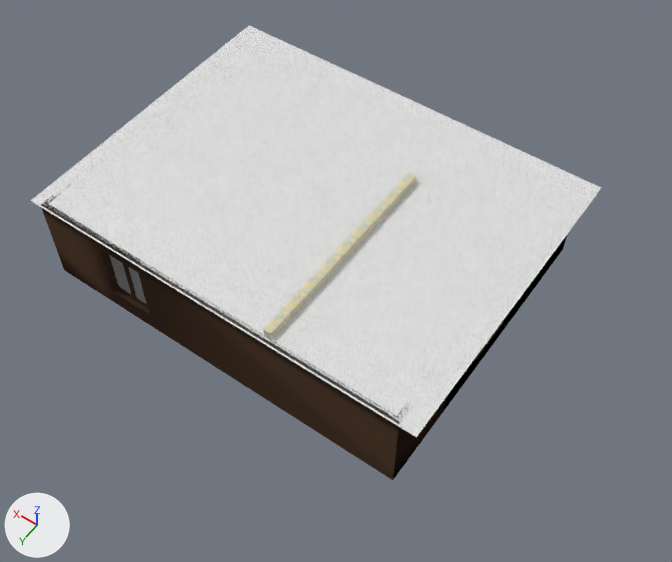
A saved change to the Blender file OriginalModels/loft01/loft1.blend.
The view is the same before and after, from a 50 mm camera at (-5.0, 82.9, 189.4) aimed at (75.9, -30.3, 11.4). Lighting does not change. The marker at lower left points along +X, +Y and +Z.

Objects in the first picture: 'Cube', 'ground', 'loft01', 'plafond'.
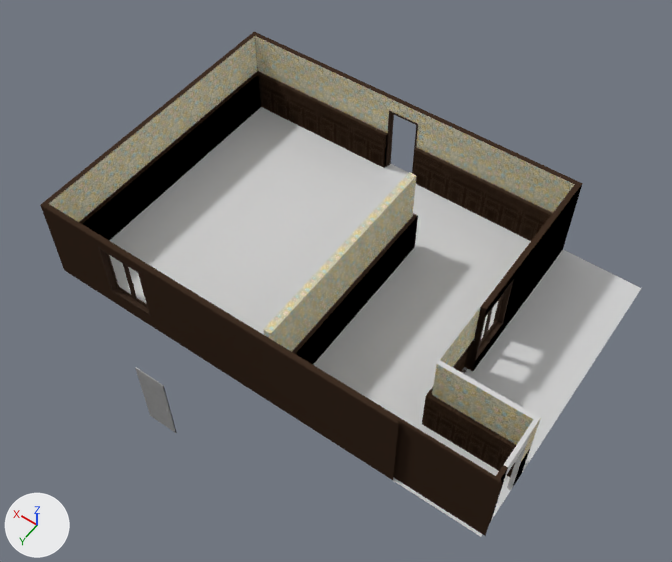
Changed parts and their boxes [x1, y1, x2, y2] in the pictures (672 x 562 px; the box of a moved part takes in the faces that stretch with it):
'plafond', hidden
    before: [31, 26, 601, 437]
'loft01', reshaped (13% taller)
    before: [41, 36, 567, 480]
    after: [40, 32, 583, 536]
'ground', reshaped
    before: [109, 255, 146, 303]
    after: [109, 107, 641, 537]
'Sphere', added
    after: [136, 367, 177, 433]
    faces in mat_portesdbmat: [136, 367, 177, 433]
'embrasure_sdb', added
    after: [492, 444, 527, 518]
part 1 of me_loft01, moved or reshaped
    before: [53, 36, 254, 286]
    after: [49, 36, 541, 536]
part 2 of me_loft01_001, moved or reshaped (not visible before)
    after: [393, 250, 641, 537]
part 3 of me_loft01_001, surface changed
    before: [109, 255, 146, 303]
    after: [109, 107, 531, 480]
'Cube', unchanged, uncovered by the edit
    before: [263, 172, 416, 339]
    after: [263, 172, 418, 364]

The change, as a list of edits to the scene's bpy script:
```text
Add mat_portesdbmat:
    mat_portesdbmat = bpy.data.materials.new('porteSDBMat')
    # uses the picture img_texturescom_plaster_plain_1k_albedo_png
    # uses the picture img_texturescom_plaster_plain_1k_normal_png
    # uses the picture img_texturescom_plaster_plain_1k_roughness_png
Change me_loft01:
    used by ob_loft01; location = (0.0, 0.0, 0.0); rotation_euler = (1.571, 0.0, 0.0), in degrees (90, 0, 0); scale = (0.1, 0.1, 0.1)
    remove me_loft01.from_pydata(...)  # 811 vertices, 1365 faces, 2 loose edges; spans x 383.0..1406.0, y 0.0..250.0, z -6.0..813.0
    add me_loft01.from_pydata(...)  # 831 vertices, 1405 faces, 1 loose edge; spans x 153.0..1406.0, y 0.0..250.0, z -6.0..813.0
    me_loft01 part 1: 2 vertices moved within x 1392.0, y 125.0..250.0, z 8.0; 44 vertices removed from x 398.0..1392.0, y 0.0..250.0, z 8.0..797.0; 64 vertices added at x 153.0..408.0, y 0.0..250.0, z 1.0..172.0
Change me_loft01_001:
    used by ob_ground; location = (0.0, 0.0, 0.0); rotation_euler = (1.571, 0.0, 0.0), in degrees (90, 0, 0); scale = (0.1, 0.1, 0.1)
    verts and faces of me_loft01_001; kept vertices keep their numbers, new ones are numbered from 4
    remove me_loft01_001.from_pydata(...)  # 4 vertices, 2 faces; spans x 384.0..1406.0, y 0.0, z -6.0..811.0
    add me_loft01_001.from_pydata(...)  # 6 vertices, 3 faces; spans x 160.0..1406.0, y 0.0, z -6.0..811.0
    me_loft01_001 part 2
    add delete_faces([(0, 2, 3), (0, 1, 2)])
    add verts[4] = (160.0, 0.0, -6.0)  # pixel (480, 536)
    add verts[5] = (160.0, 0.0, 811.0)  # pixel (641, 288)
    add faces += [(0, 3, 2), (0, 2, 1), (1, 2, 5, 4)]
    me_loft01_001 part 3: 2 kept faces spanning x 384.0..1406.0, y 0.0, z -6.0..811.0 get new texture (UV) coordinates
Change me_plane:
    where me_plane.from_pydata(...)  # 4 vertices, 1 face; spans x -54.8..54.8, y -41.7..41.7, z 0.0
    me_plane part 4
    me_plane.vertices[0].co: (-54.8, -41.7, 0.0) -> (-72.7, -41.7, 0.0)  # pixel (601, 187) -> not seen
    me_plane.vertices[2].co: (-54.8, 41.7, 0.0) -> (-72.7, 41.7, 0.0)  # pixel (416, 437) -> pixel (495, 485)
Change ob_plafond:
    add ob_plafond.hide_set(True)
Add ob_sphere:
    ob_sphere = bpy.data.objects.new('Sphere', me_sphere)  # a UV sphere (32 segments, 16 rings, poles along z) spanning x -0.2..0.2, y -0.2..0.2, z -0.2..0.2, material slot 0; a box spanning x -0.7..7.2, y -0.4..-0.1, z -9.8..10.6, material slot 1; a UV sphere (32 segments, 16 rings, poles along z) spanning x -0.2..0.2, y -0.7..-0.3, z -0.2..0.2, material slot 0; in mat_flltgrey (white #eaeaea)
    ob_sphere.location = (85.7, 19.9, 10.1)
Add ob_embrasure_sdb:
    ob_embrasure_sdb = bpy.data.objects.new('embrasure_sdb', me_embrasure)  # 24 vertices, 44 faces; spans x -0.4..0.5, y -4.6..4.6, z -12.1..8.8; in mat_flltgrey (white #eaeaea)
    ob_embrasure_sdb.location = (16.5, -8.3, 12.1)
```
